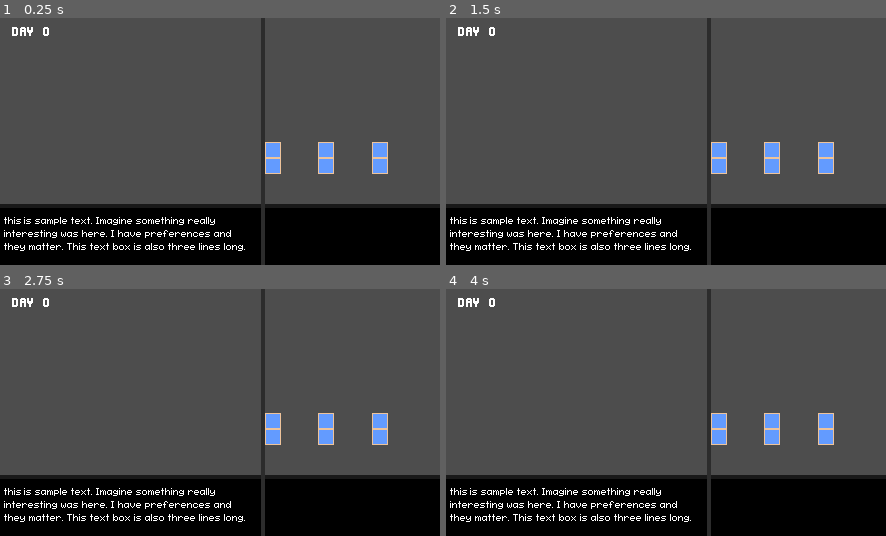
Above: before the commit, frames 1-4 (two rows, left to right).
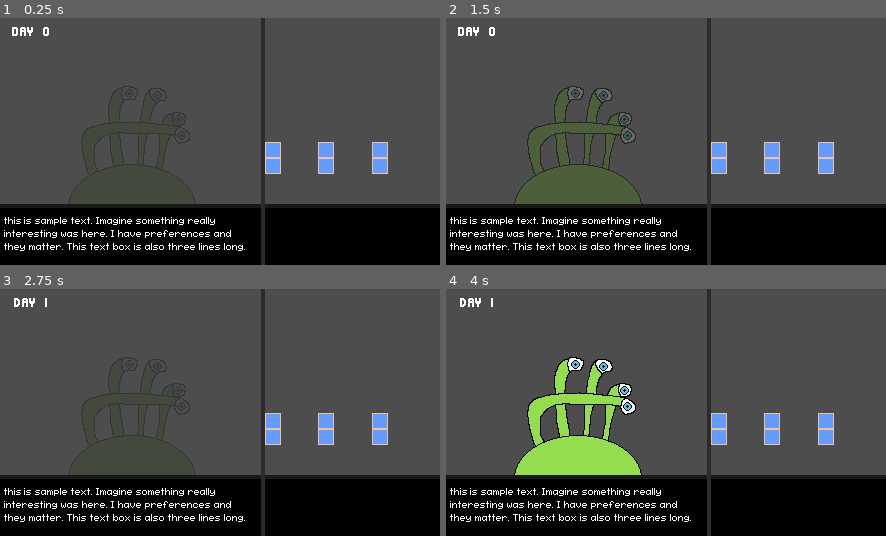
Above: after the commit, the same moments.

Repository: fawfle/brackeys-2026.1
Game: Godot game, scene res://scenes/game_scene.tscn
Two runs of this game, one before a commit and one after it. Both use one fixed random seed, a clock stepped at 60 frames per second and the inputs below.
Inputs (mouse positions are in pixels of both pictures, inside the frame that each line leads up to):
- Up to frame 1 (0.25 s): no input
- Up to frame 2 (1.5 s): click (578, 235) at 0.5 s; click (718, 158) at 1.27 s
- Up to frame 3 (2.75 s): click (132, 506) at 2 s
- Up to frame 4 (4 s): click (718, 429) at 2.77 s; click (578, 506) at 3.5 s

The runs differ from the first frame. In frame 2, 1.3% of the frame differs, in the area x 15-45%, y 27-76%; in frame 3, 0.2%; in frame 4, 7.4%, in the area x 2-45%, y 3-76%.
Error before the commit: Parse Error: Function "begin_checkout_next_guest()" not found in base self. (res://scenes/game)
Error after the commit: Trying to assign value of type 'Label' to a variable of type 'RichTextLabel'. (res://scenes/text_bar.gd:5)

Commit message:
fonts, day, code

Diff:
--- a/scenes/game manager.gd
+++ b/scenes/game manager.gd
@@ -54,7 +54,7 @@
 			guest_checkout_queue.push_back(guest)
 
 	guest_checkout_queue.shuffle()
-	checkout_next_guest()
+	begin_checkout_next_guest()
 
 ## Handle the end of the day
 func end_day() -> void:
@@ -91,7 +91,7 @@
 	TraitList.set_guest_traits(guest, random_trait_count)
 	return guest
 
-func checkout_next_guest() -> void:
+func begin_checkout_next_guest() -> void:
 	if guest_checkout_queue.size() <= 0:
 		begin_assigning_phase()
 		return
@@ -142,13 +142,8 @@
 	pass
 
 func on_text_finish():
-	if phase == Phase.CHECKOUT and current_guest != null:
-		Globals.set_text.emit()
-		var guest_node: Node2D = current_guest.node
-		current_guest = null
-		await play_guest_exit_animation(guest_node)
-		await get_tree().create_timer(0.8).timeout
-		checkout_next_guest()
+	if phase == Phase.CHECKOUT:
+		checkout_guest()
 
 func play_guest_enter_animation(guest_node: Node2D):
 	var duration: float = 0.8
--- a/scenes/game_scene.tscn
+++ b/scenes/game_scene.tscn
@@ -5,6 +5,7 @@
 [ext_resource type="PackedScene" uid="uid://buyxfh2m4xbm5" path="res://scenes/text_bar.tscn" id="2_ycayy"]
 [ext_resource type="Script" uid="uid://cfpiqvmer5qe" path="res://scenes/day_label.gd" id="3_y3j0m"]
 [ext_resource type="PackedScene" uid="uid://buyxfh2m4xbm5" path="res://scenes/text_bar.tscn" id="2_ycayy"]
+[ext_resource type="Script" uid="uid://cfpiqvmer5qe" path="res://scenes/day_label.gd" id="3_y3j0m"]
 [ext_resource type="PackedScene" uid="uid://4gii0y616804" path="res://scenes/hotel/room.tscn" id="3_ycayy"]
 
 [sub_resource type="GDScript" id="GDScript_y3j0m"]
